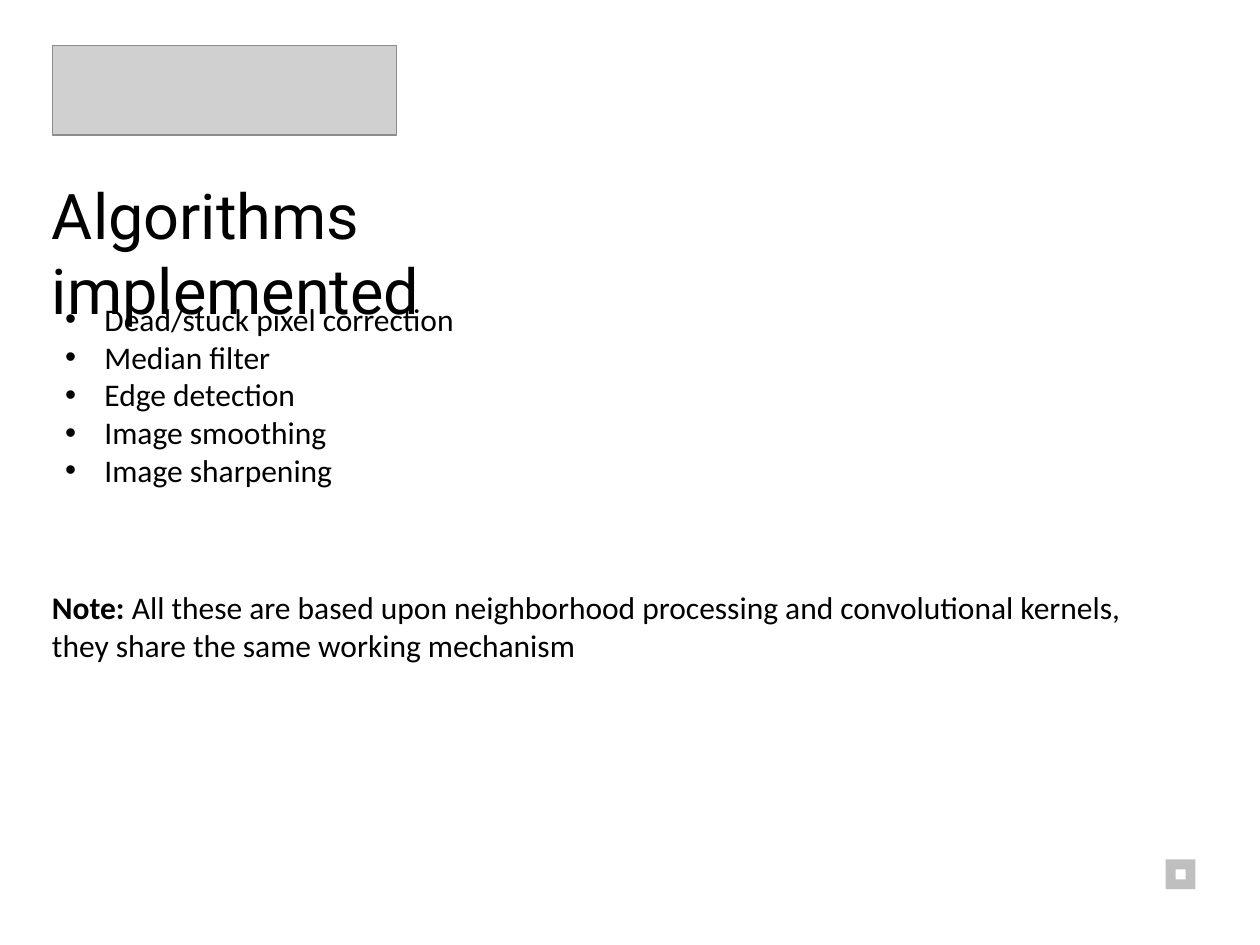
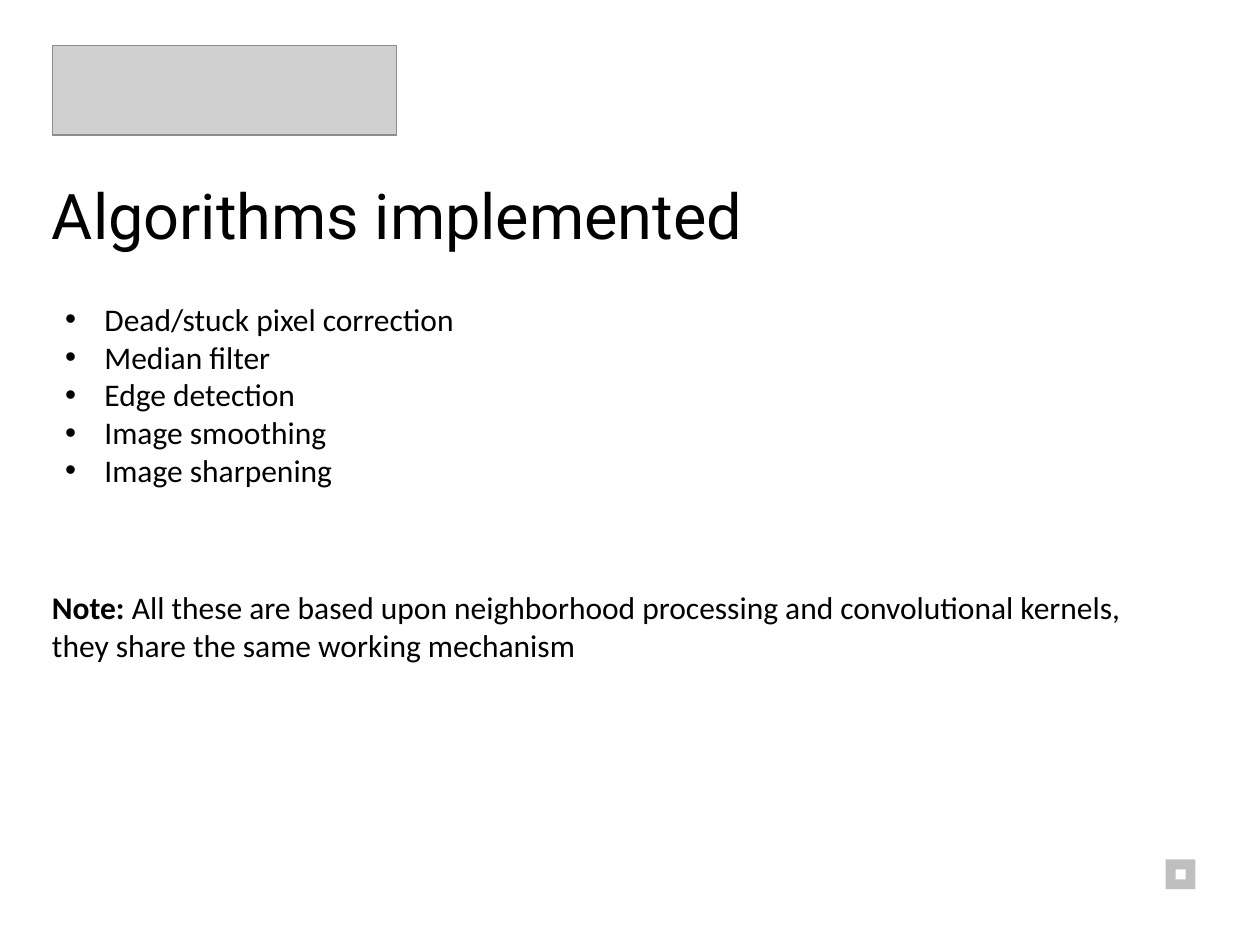
Before and after one commit to hszilard13/Infared-based-Image-processing-Zybo, a slide deck: slide 6 of Presentation/Presentation.pptx. Drawn at 1260x945 pixels with LibreOffice and Linux fonts; fonts in the diff are those of the drawing; grey boxes stand for pictures. Boxes give left, top, right and bottom in pixels: in the first picture for what was removed or moved away, otherwise in the second. Text is boxed around its words. In the diff, an @@ line names an element or a change of style, - is before the commit and + after.

```diff
--- a/Presentation/Presentation.pptx
+++ b/Presentation/Presentation.pptx
@@ text "Algorithms implemented" rewrapped from [52,191,419,330] to [52,191,742,252] @@
```
Also in this commit, not shown: 3 other slides changed, 1 slide added.
